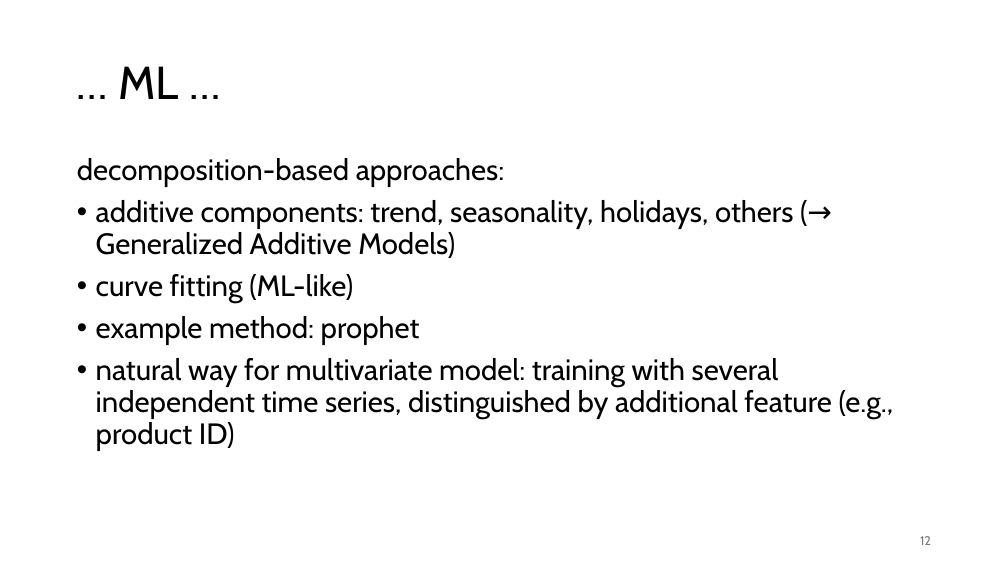
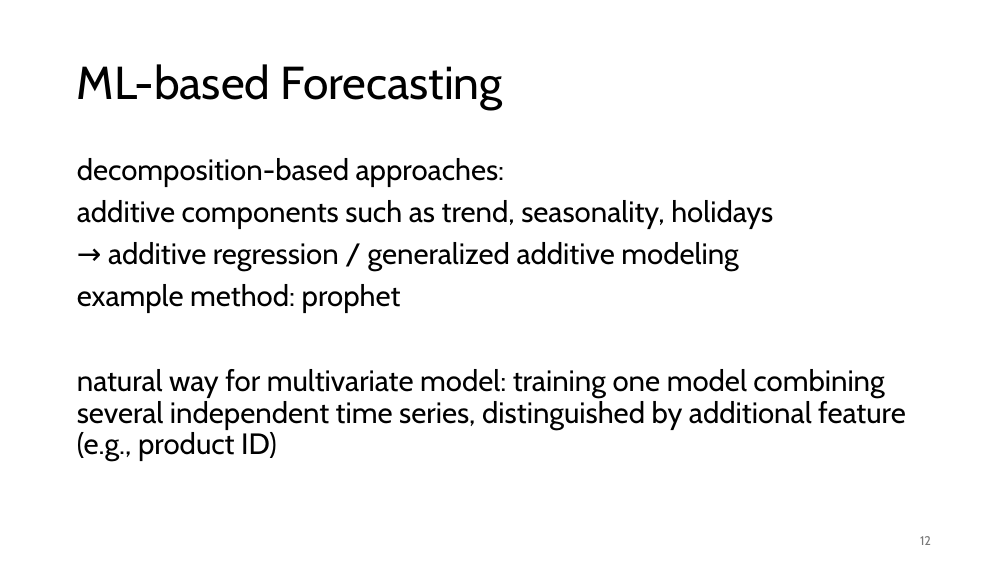
Before and after one commit to FelixWick/data_science, a slide deck: slide 12 of slides/9_time_series.pptx. Drawn at 1008x567 pixels with LibreOffice and Linux fonts; fonts in the diff are those of the drawing. Boxes give left, top, right and bottom in pixels: in the first picture for what was removed or moved away, otherwise in the second. Text is boxed around its words. In the diff, an @@ line names an element or a change of style, - is before the commit and + after.

Commit message:
finished time series slides

```diff
--- a/slides/9_time_series.pptx
+++ b/slides/9_time_series.pptx
@@ title at (77,64,503,110): text changed @@
-… ML …
+ML-based Forecasting
@@ text at (77,200,773,271): text changed @@
-• additive components: trend, seasonality, holidays, others (→ Generalized Additive Models)
-• curve fitting (ML-like)
+additive components such as trend, seasonality, holidays
+→ additive regression / generalized additive modeling
@@ text at (77,284,401,313): bullet • to none @@
@@ text at (77,369,906,462): text changed @@
-• natural way for multivariate model: training with several independent time series, distinguished by additional feature (e.g., product ID)
+natural way for multivariate model: training one model combining several independent time series, distinguished by additional feature (e.g., product ID)
```
Also in this commit, not shown: 17 other slides changed, 4 slides added, 2 slides removed, 1 other file.
